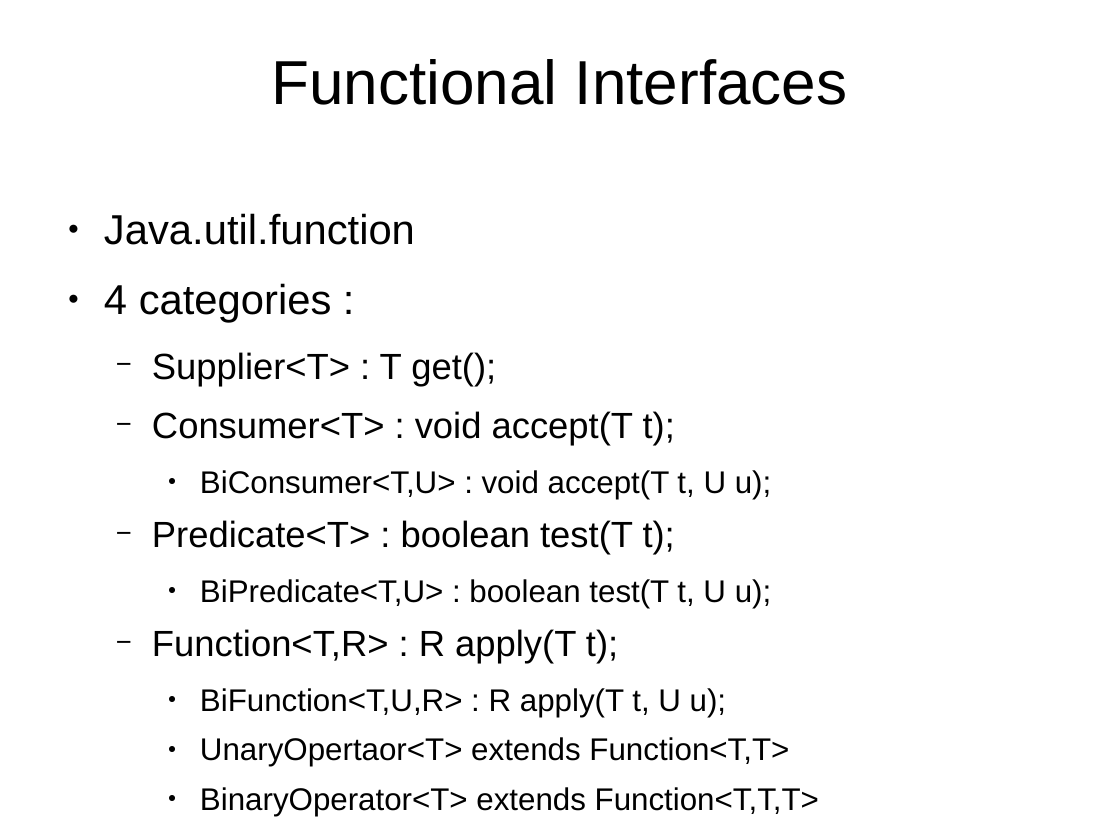
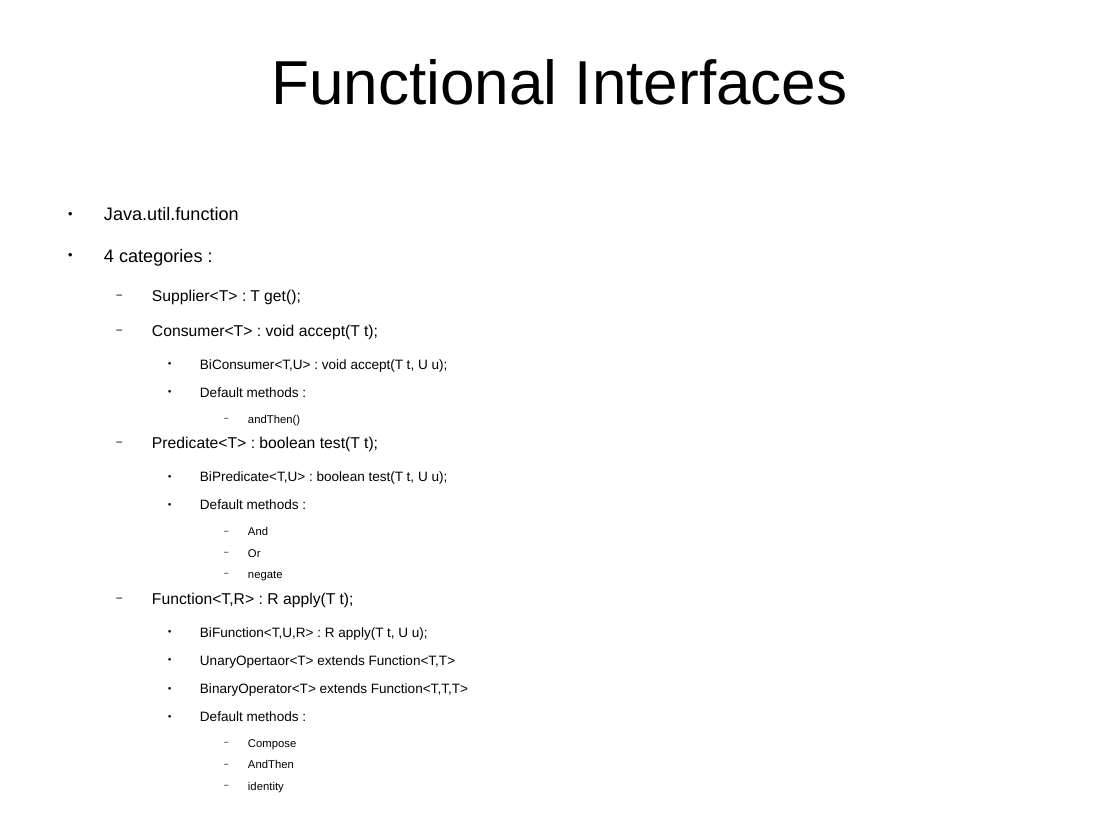
Before and after one commit to shikha-desai/Internship_PreWork, a slide deck: slide 78 of Java/Java_Notes.odp. Drawn at 1120x840 pixels with LibreOffice and Linux fonts; fonts in the diff are those of the drawing; background and template pictures are left out. Boxes give left, top, right and bottom in pixels: in the first picture for what was removed or moved away, otherwise in the second. Text is boxed around its words. In the diff, an @@ line names an element or a change of style, - is before the commit and + after.

```diff
--- a/Java/Java_Notes.odp
+++ b/Java/Java_Notes.odp
@@ text at (x1=104, y1=207, x2=468, y2=696): paragraphs added @@
+    ● Default methods :
+      − Compose
+      − AndThen
+      − identity
@@ text at (x1=104, y1=207, x2=468, y2=696): size 29.6 to 12.8 pt in "Java.util.function", "4 categories :"; size 25.8 to 11.2 pt in "Supplier<T> : T get();", "Consumer<T> : void accept(T t);", "Predicate<T> : boolean test(T t);", "Function<T,R> : R apply(T t);"; size 22.2 to 9.6 pt in "BiConsumer<T,U> : void accept(T t, U u);", "BiPredicate<T,U> : boolean test(T t, U u);", "BiFunction<T,U,R> : R apply(T t, U u);", "UnaryOpertaor<T> extends Function<T,T>" and 1 more places @@
@@ text at (x1=200, y1=387, x2=300, y2=426): paragraphs added @@
+    ● Default methods :
+      − andThen()
@@ text at (x1=200, y1=499, x2=299, y2=581): paragraphs added @@
+    ● Default methods :
+      − And
+      − Or
+      − negate
```
Also in this commit, not shown: 2 other slides changed, 14 slides added, 1 other file.
